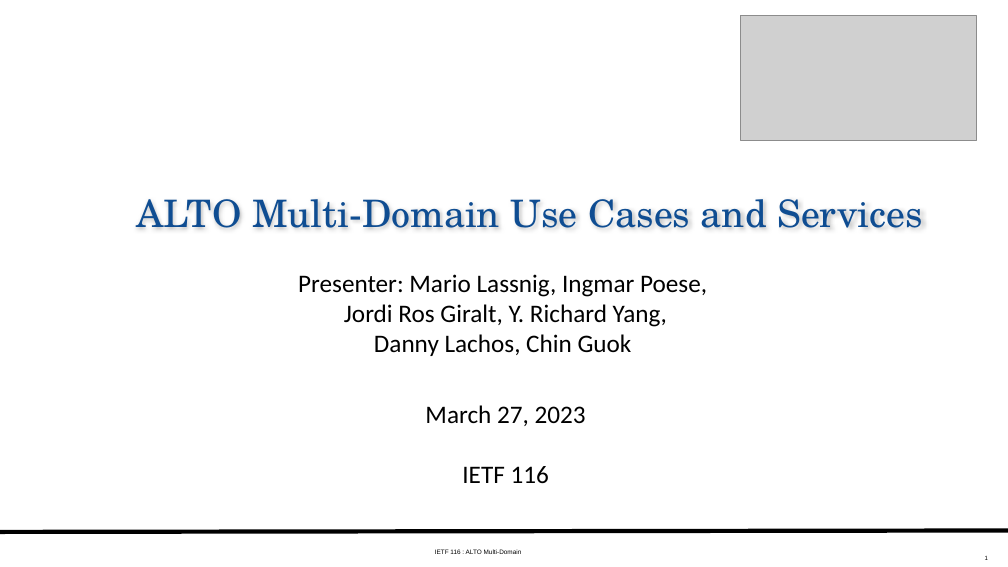
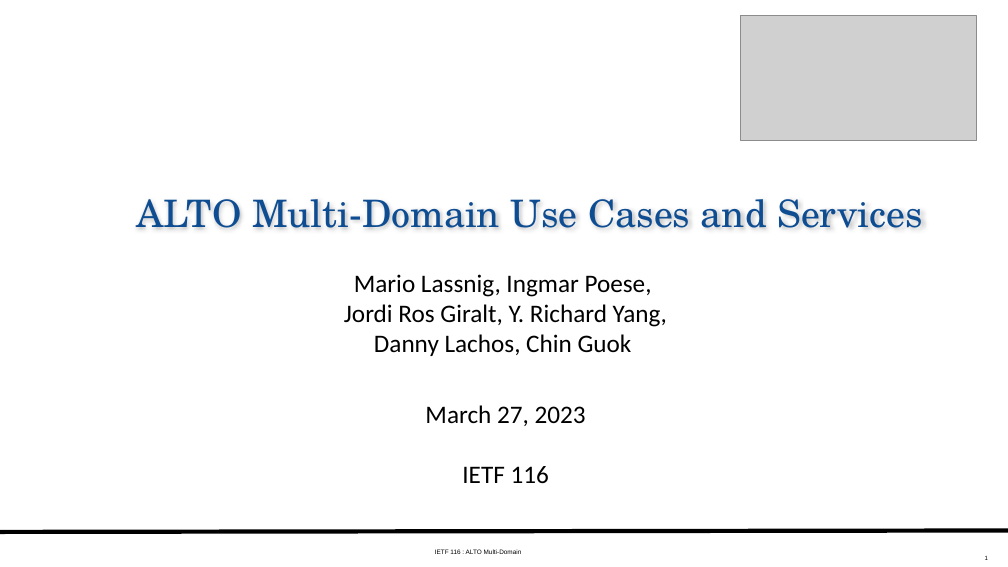
Before and after one commit to ietf-wg-alto/wg-materials, a slide deck: slide 1 of meetings-ietf/ietf-116/slides-116-multi-domain-2023-03-26.pptx. Drawn at 1008x567 pixels with LibreOffice and Linux fonts; fonts in the diff are those of the drawing; grey boxes stand for pictures. Boxes give left, top, right and bottom in pixels: in the first picture for what was removed or moved away, otherwise in the second. Text is boxed around its words. In the diff, an @@ line names an element or a change of style, - is before the commit and + after.

```diff
--- a/meetings-ietf/ietf-116/slides-116-multi-domain-2023-03-26.pptx
+++ b/meetings-ietf/ietf-116/slides-116-multi-domain-2023-03-26.pptx
@@ subtitle at box(344, 274, 667, 356): text changed @@
-Presenter: Mario Lassnig, Ingmar Poese,
-Jordi Ros Giralt, Y. Richard Yang,
-Danny Lachos, Chin Guok
+Mario Lassnig, Ingmar Poese,
+Jordi Ros Giralt, Y. Richard Yang,
+Danny Lachos, Chin Guok
```
Also in this commit, not shown: 2 other slides changed, 2 other files.
